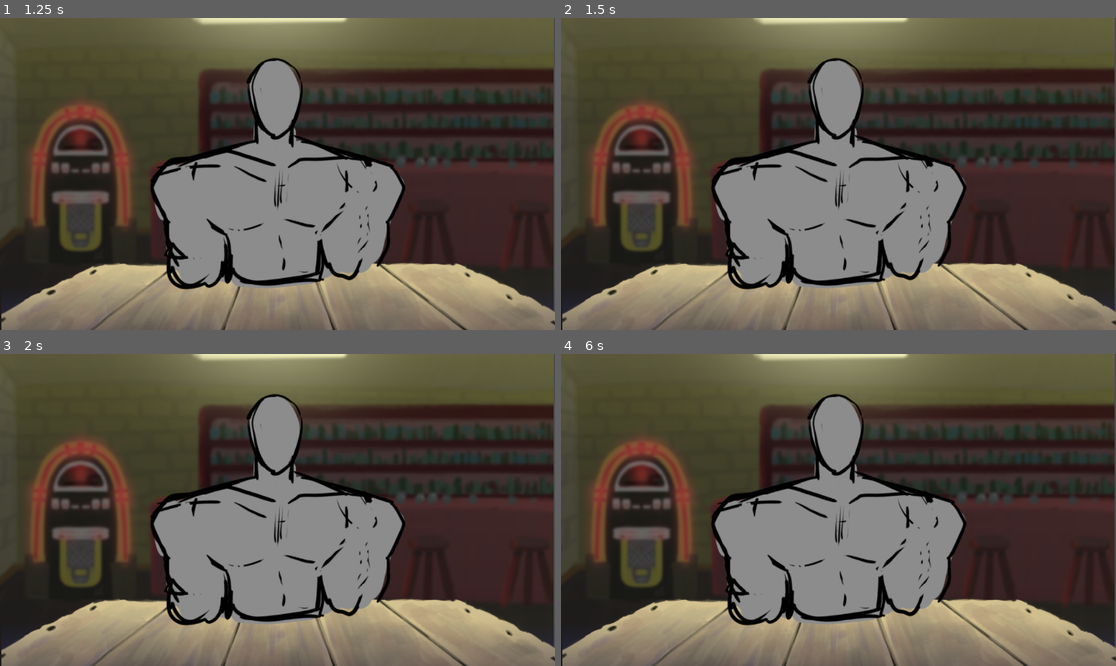
Above: before the commit, frames 1-4 (two rows, left to right).
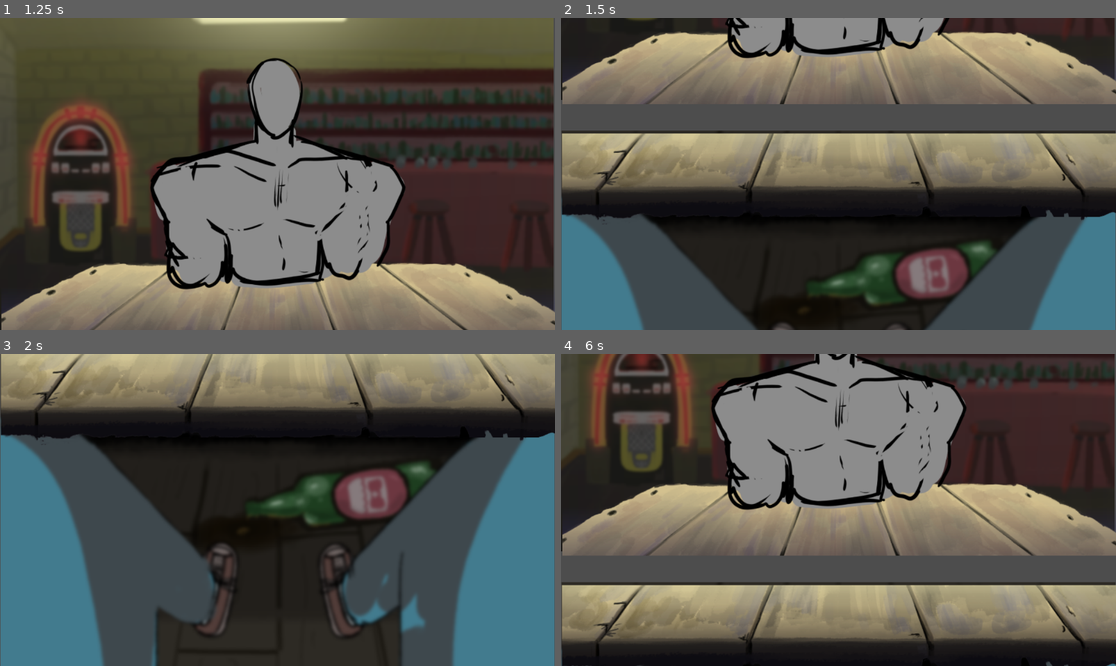
Above: after the commit, the same moments.

Repository: GinoNovello/ImachineWinning
Game: Godot game, scene res://Scenes/game/game_scene.tscn
The game is run twice, just before and just after one commit, with the same random seed, the same clock (stepped at 60 frames per second) and the same inputs. This scene is started directly instead of the project's main scene.
Inputs:
- Up to frame 1 (1.25 s): tap Enter at 0.5 s; hold Up (ui_up) from 0.53 s (still down)
- Up to frame 2 (1.5 s): tap Space at 1.25 s; release Up (ui_up) at 1.28 s; hold Down (ui_down) from 1.28 s (still down)
- Up to frame 3 (2 s): keep holding Down (ui_down)
- Up to frame 4 (6 s): tap Enter at 2, 3.5 s; release Down (ui_down) at 2.03 s; hold Up (ui_up) 2.03-3.53 s; tap Space at 2.75, 4.25 s; hold Down (ui_down) 3.53-5.78 s; hold Up (ui_up) from 5.78 s (still down)

Frame 1 is identical in both runs. In frame 2, 95% of the frame differs, in the area x 0-100%, y 0-100%; in frame 3, 93%; in frame 4, 83%.

Commit message:
feat: up and down

Diff:
--- /dev/null
+++ b/Scenes/common/config_area.tscn
@@ -0,0 +1,16 @@
+[gd_scene format=3 uid="uid://cbnpa7vs7ii3e"]
+
+[ext_resource type="Texture2D" uid="uid://be1yrcwqrspyg" path="res://Images/ConfigBackground.png" id="1_tk2o4"]
+[ext_resource type="Texture2D" uid="uid://bxcplrjgn4trv" path="res://Images/ConfigTable.png" id="2_nmm7f"]
+
+[node name="ConfigArea" type="Node2D" unique_id=136853237]
+
+[node name="ConfigBackground" type="Sprite2D" parent="." unique_id=13207611]
+position = Vector2(576, 325)
+scale = Vector2(1.1979166, 1.2259259)
+texture = ExtResource("1_tk2o4")
+
+[node name="ConfigTable" type="Sprite2D" parent="." unique_id=1138098881]
+position = Vector2(579, 327)
+scale = Vector2(1.2020833, 1.2111111)
+texture = ExtResource("2_nmm7f")
--- a/Scenes/game/game_scene.tscn
+++ b/Scenes/game/game_scene.tscn
@@ -3,12 +3,20 @@
 [ext_resource type="Script" uid="uid://ww4h4h5mwyx5" path="res://scripts/flow/game_scene.gd" id="1_pleot"]
 [ext_resource type="PackedScene" uid="uid://vudeuxu7ft31" path="res://Scenes/common/arena.tscn" id="2_0dabs"]
 [ext_resource type="PackedScene" uid="uid://caj4uhqb1qhgs" path="res://Scenes/opponents/opponent1.tscn" id="3_7yj8c"]
+[ext_resource type="PackedScene" uid="uid://cbnpa7vs7ii3e" path="res://Scenes/common/config_area.tscn" id="4_a4e7o"]
 
 [node name="GameScene" type="Node2D" unique_id=1467769094]
 script = ExtResource("1_pleot")
 
-[node name="Arena" parent="." unique_id=1421027996 instance=ExtResource("2_0dabs")]
+[node name="UI" type="Node2D" parent="." unique_id=1714101217]
 
-[node name="OpponentContainer" type="Node2D" parent="." unique_id=980667885]
+[node name="Screens" type="Node2D" parent="UI" unique_id=517656661]
 
-[node name="Opponent1" parent="OpponentContainer" unique_id=315027034 instance=ExtResource("3_7yj8c")]
+[node name="Arena" parent="UI/Screens" unique_id=1421027996 instance=ExtResource("2_0dabs")]
+
+[node name="OpponentContainer" type="Node2D" parent="UI/Screens/Arena" unique_id=980667885]
+
+[node name="Opponent1" parent="UI/Screens/Arena/OpponentContainer" unique_id=315027034 instance=ExtResource("3_7yj8c")]
+
+[node name="ConfigArea" parent="UI/Screens" unique_id=136853237 instance=ExtResource("4_a4e7o")]
+position = Vector2(0, 720)
--- a/scripts/core/referee.gd
+++ b/scripts/core/referee.gd
@@ -4,6 +4,6 @@
 var player: Player
 var opponent: Opponent
 
-func startMatch(player: Player, opponent: Opponent):
-	self.player = player
-	self.opponent = opponent
+func startMatch(p: Player, o: Opponent):
+	player = p
+	opponent = o
--- a/scripts/flow/game_scene.gd
+++ b/scripts/flow/game_scene.gd
@@ -3,6 +3,8 @@
 var player
 var opponent
 var referee
+
+@onready var screens = $UI/Screens
 
 func _ready():
 	print("Game started")
@@ -19,3 +21,18 @@
 	var scene = load("res://scenes/opponents/opponent1.tscn")
 	var view = scene.instantiate()
 	$OpponentContainer.add_child(view)
+
+func _process(delta):
+	if Input.is_action_just_pressed("ui_down"):
+		show_config()
+
+	if Input.is_action_just_pressed("ui_up"):
+		show_match()
+
+func show_config():
+	var tween = create_tween()
+	tween.tween_property(screens, "position:y", -720, 0.3)
+
+func show_match():
+	var tween = create_tween()
+	tween.tween_property(screens, "position:y", 0, 0.3)
Binary file added: Images/ConfigBackground.png
Binary file added: Images/ConfigTable.png
